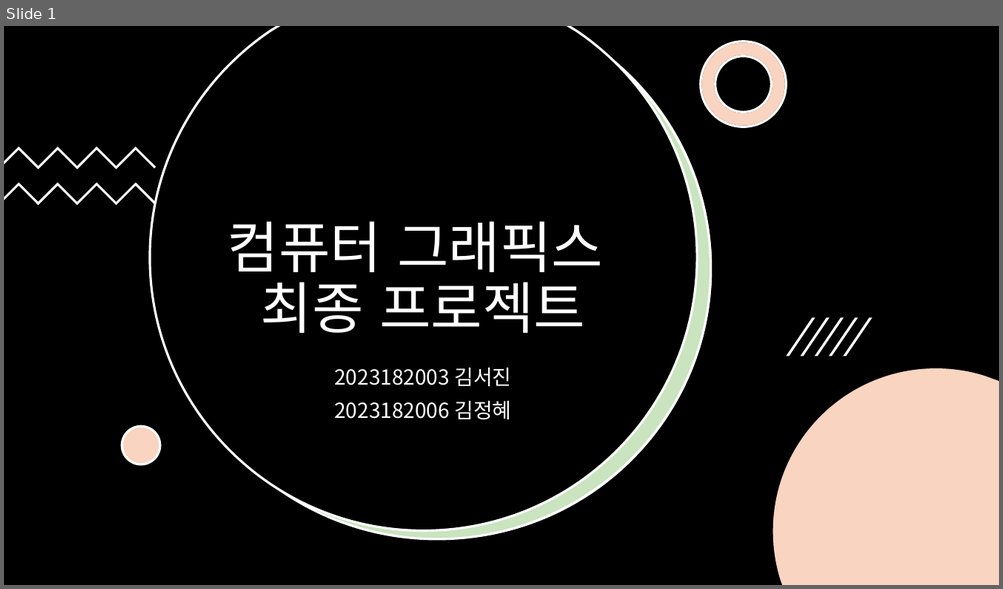
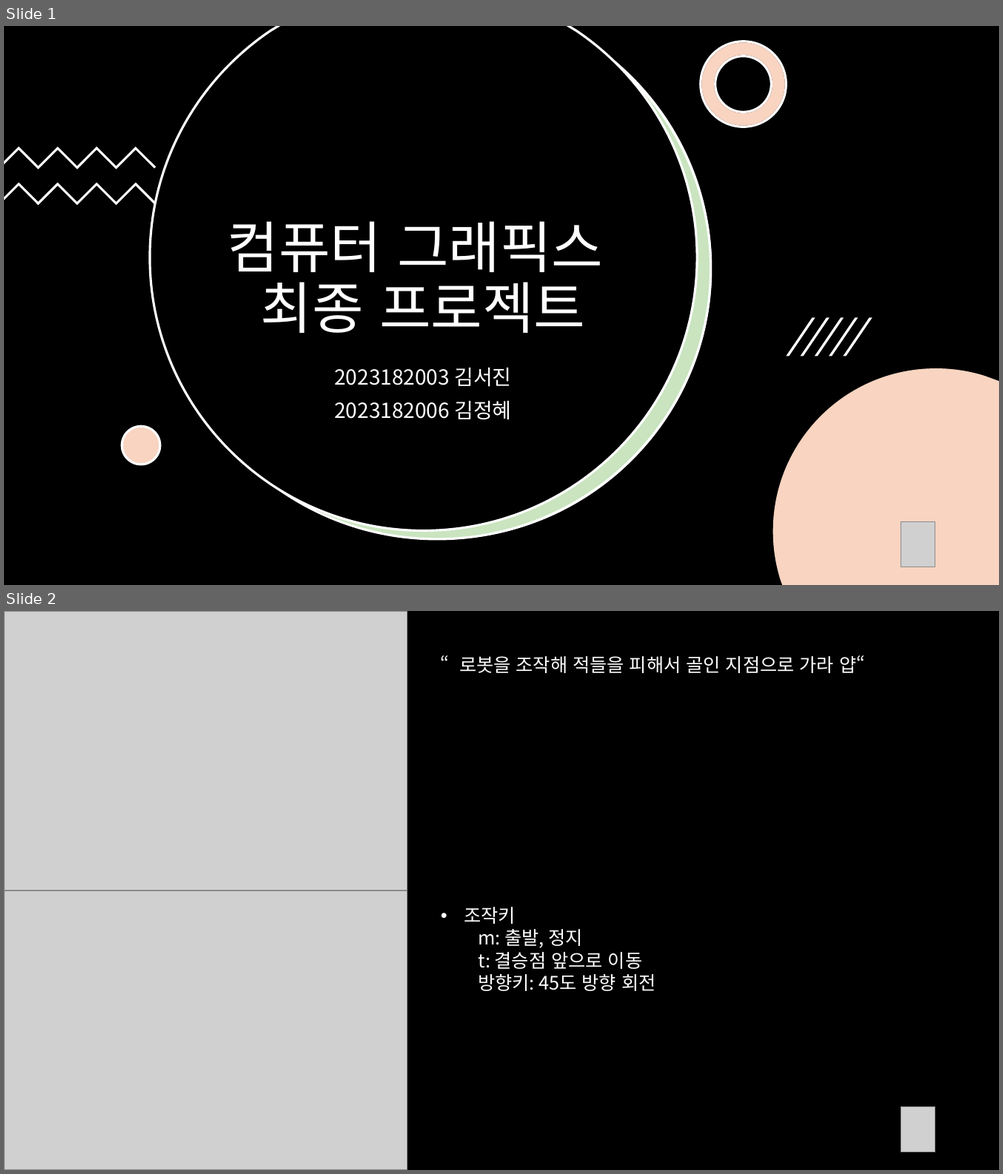
Before and after one commit to KJH112040/2024_computer_graphics_project, a slide deck: 컴퓨터 그래픽스 발표 프레젠테이션.pptx. Shown one above the other, each under a label of ours: slide 1 before the commit, slides 1 and 2 after it. The pictures are 1003x589 and 1003x1174 pixels, drawn with LibreOffice and Linux fonts; fonts in the diff are those of the drawing; grey boxes stand for pictures. Boxes give left, top, right and bottom in pixels: in the first picture for what was removed or moved away, otherwise in the second. Text is boxed around its words. In the diff, an @@ line names an element or a change of style, - is before the commit and + after.

```diff
--- a/컴퓨터 그래픽스 발표 프레젠테이션.pptx
+++ b/컴퓨터 그래픽스 발표 프레젠테이션.pptx
@@ slide 2 added at [4, 611, 999, 1170], background #FFFFFF @@
@@ rectangle added at [4, 611, 999, 1170], fill #000000, outline #000000 1.5 pt @@
@@ picture added at [4, 611, 407, 890] @@
@@ text added at [459, 655, 865, 673], 18 pt, text #FFFFFF @@
+“로봇을 조작해 적들을 피해서 골인 지점으로 가라 얍“
@@ picture added at [4, 891, 407, 1170] @@
@@ text added at [464, 907, 655, 991], 18 pt, text #FFFFFF @@
+• 조작키
+  m: 출발, 정지
+  t: 결승점 앞으로 이동
+  방향키: 45도 방향 회전
@@ picture added at [901, 1108, 935, 1153] @@
@@ slide 1 changed as well @@
@@ picture added at [901, 523, 935, 568] @@
```
Also in this commit, not shown: 1 other slide added, 1 slide removed, 2 other files.
